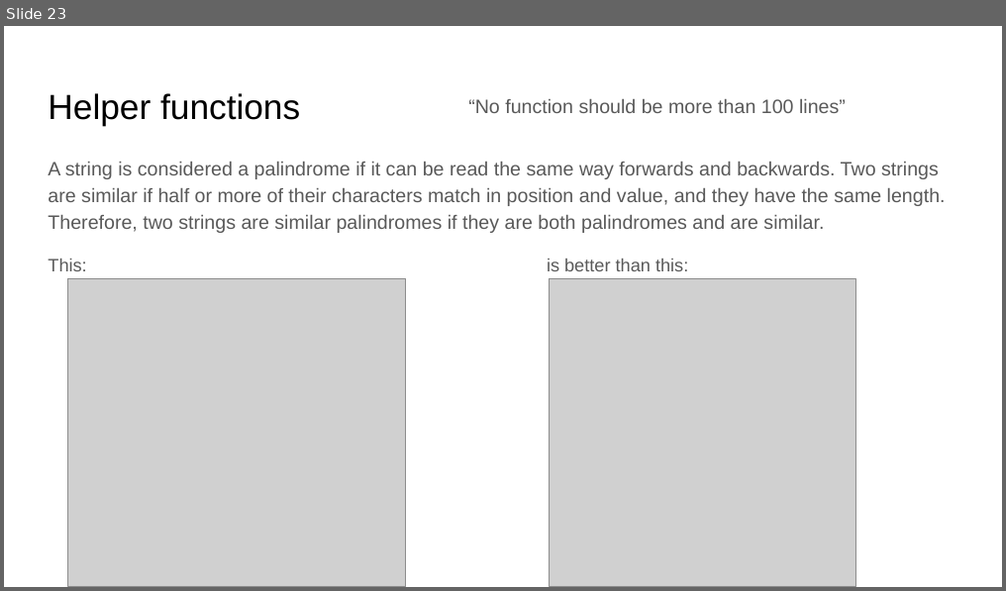
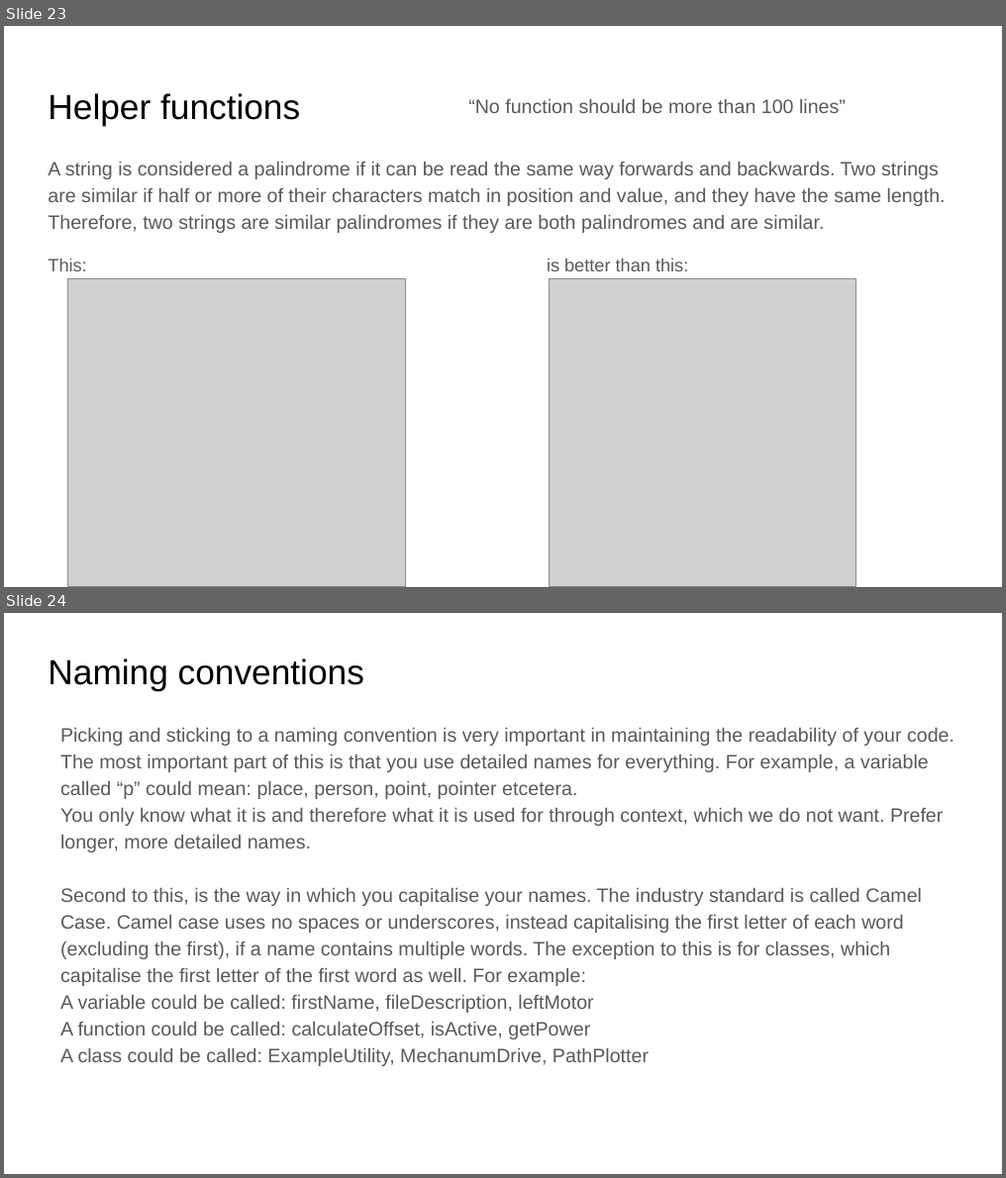
Before and after one commit to TheGOATisheredotcom/FTC-Vraj-Patel-25827, a slide deck: FTC_on-bot_java_coding_introduction.pptx. Shown one above the other, each under a label of ours: slide 23 before the commit, slides 23 and 24 after it. The pictures are 1006x591 and 1006x1178 pixels, drawn with LibreOffice and Linux fonts; fonts in the diff are those of the drawing; grey boxes stand for pictures. Boxes give left, top, right and bottom in pixels: in the first picture for what was removed or moved away, otherwise in the second. Text is boxed around its words. In the diff, an @@ line names an element or a change of style, - is before the commit and + after.

Commit message:
edited pptx and added two wheel omni drive example

```diff
--- a/FTC_on-bot_java_coding_introduction.pptx
+++ b/FTC_on-bot_java_coding_introduction.pptx
@@ slide 24 added at box(4, 613, 1002, 1174), background #FFFFFF @@
@@ title added at box(48, 659, 364, 690), 25.2 pt, text #000000 @@
+Naming conventions
@@ text added at box(60, 728, 954, 1066), 14 pt, text #595959 @@
+Picking and sticking to a naming convention is very important in maintaining the readability of your code.
+The most important part of this is that you use detailed names for everything. For example, a variable called “p” could mean: place, person, point, pointer etcetera.
+You only know what it is and therefore what it is used for through context, which we do not want. Prefer longer, more detailed names.
+Second to this, is the way in which you capitalise your names. The industry standard is called Camel Case. Camel case uses no spaces or underscores, instead capitalising the first letter of each word (excluding the first), if a name contains multiple words. The exception to this is for classes, which capitalise the first letter of the first word as well. For example:
+A variable could be called: firstName, fileDescription, leftMotor
+A function could be called: calculateOffset, isActive, getPower
+A class could be called: ExampleUtility, MechanumDrive, PathPlotter
```
Also in this commit, not shown: 3 slides changed, 3 other files.
